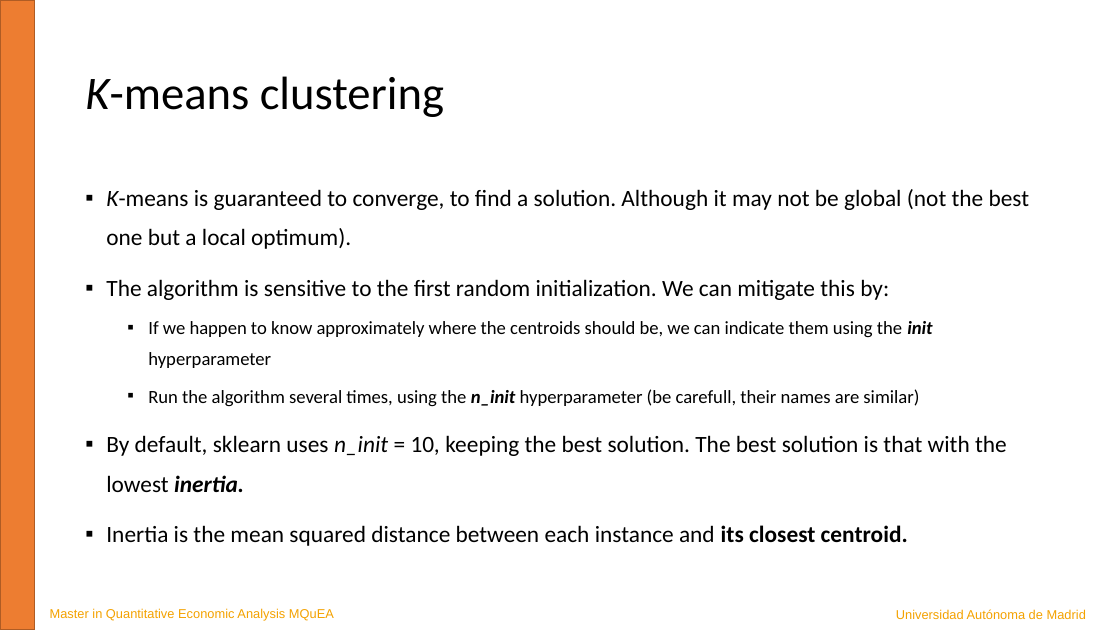
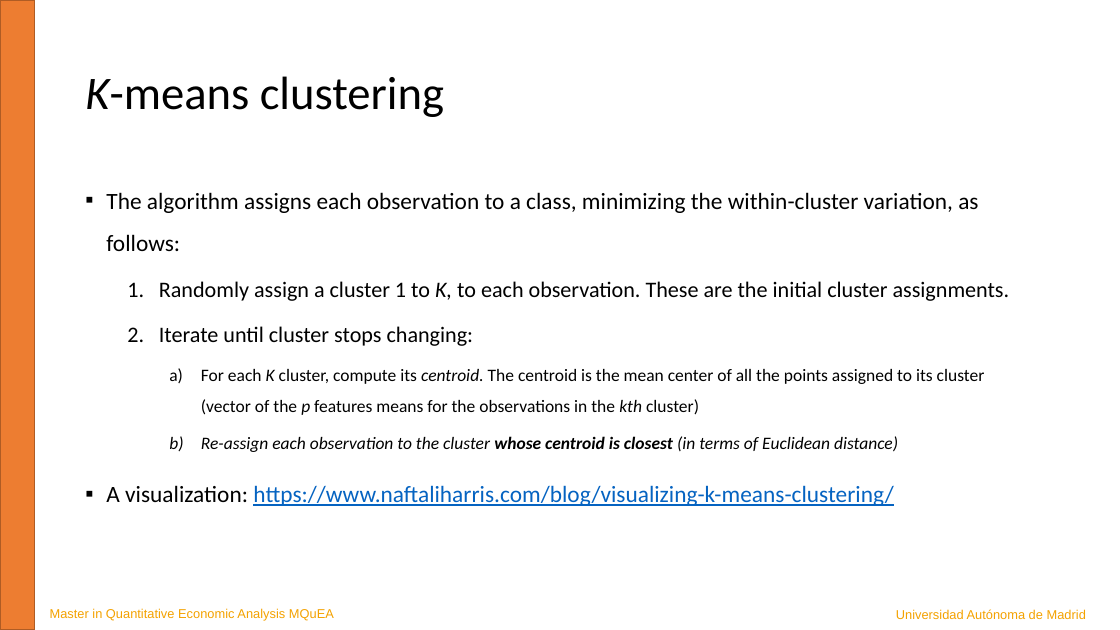
Before and after one commit to JavierBas/IMLEF-MQuEA, a slide deck: slide 7 of Course content/Slides/Topic 8 - Clustering.pptx. Drawn at 1120x630 pixels with LibreOffice and Linux fonts; fonts in the diff are those of the drawing. Boxes give left, top, right and bottom in pixels: in the first picture for what was removed or moved away, otherwise in the second. Text is boxed around its words. In the diff, an @@ line names an element or a change of style, - is before the commit and + after.

```diff
--- a/Course content/Slides/Topic 8 - Clustering.pptx
+++ b/Course content/Slides/Topic 8 - Clustering.pptx
@@ text at (106, 192, 1010, 506): text changed; size 20 to 15 pt @@
-▪ K-means is guaranteed to converge, to find a solution. Although it may not be global (not the best one but a local optimum).
-▪ The algorithm is sensitive to the first random initialization. We can mitigate this by:
-  ▪ If we happen to know approximately where the centroids should be, we can indicate them using the init hyperparameter
-  ▪ Run the algorithm several times, using the n_init hyperparameter (be carefull, their names are similar)
-▪ By default, sklearn uses n_init = 10, keeping the best solution. The best solution is that with the lowest inertia.
-▪ Inertia is the mean squared distance between each instance and its closest centroid.
+▪ The algorithm assigns each observation to a class, minimizing the within-cluster variation, as follows:
+  1. Randomly assign a cluster 1 to K, to each observation. These are the initial cluster assignments.
+  2. Iterate until cluster stops changing:
+    a) For each K cluster, compute its centroid. The centroid is the mean center of all the points assigned to its cluster (vector of the p features means for the observations in the kth cluster)
+    b) Re-assign each observation to the cluster whose centroid is closest (in terms of Euclidean distance)
+▪ A visualization: https://www.naftaliharris.com/blog/visualizing-k-means-clustering/
```
Also in this commit, not shown: 1 other slide changed, 1 other file.
